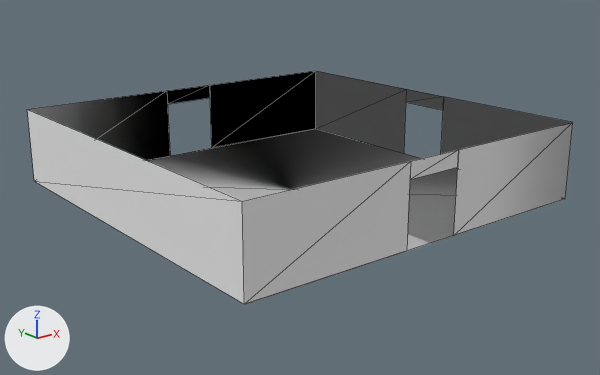
One commit to the OBJ model assets/rooms/room_7.obj: the scene before it, then after it.
Camera for both pictures: a 50 mm camera at (-1.296, -1.659, 0.664) aimed at (0.002, -0.036, 0.015). Every picture has the same lights, and +X, +Y and +Z are marked at lower left. The first picture is the older version. Mesh edges are drawn as thin lines. Where no turn or scale is listed for an object, it has been applied to the vertices. Vertices at exactly the same position are counted once.

Objects in the first picture: 'room_7'.
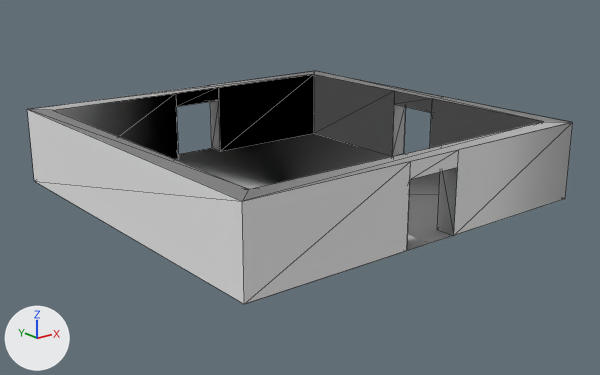
Changed parts and their boxes [x1, y1, x2, y2] in the pictures (600 x 375 px):
```json
{"part": 1, "of": "me_room_7", "change": "added", "after": [28, 71, 573, 235]}
```

Scene script edits in JSON lines:
```json
{"op": "add", "block": "mat_exterior", "code": ["mat_exterior = principled_material('exterior')", "mat_exterior.base_color = (0.8, 0.8, 0.8)  # white #e7e7e7", "mat_exterior.roughness = 1.0"]}
{"block": "me_room_7", "where": "# used by ob_room_7; location = (0.0, 0.0, 0.0)"}
{"op": "remove", "block": "me_room_7", "code": "me_room_7.from_pydata(...)  # 26 vertices, 22 faces; spans x -0.5..0.5, y -0.5..0.5, z 0.0..0.2"}
{"op": "add", "block": "me_room_7", "code": "me_room_7.from_pydata(...)  # 52 vertices, 68 faces; spans x -0.5..0.5, y -0.5..0.5, z 0.0..0.2"}
{"block": "me_room_7", "change": "me_room_7 part 1"}
{"block": "me_room_7", "change": "26 vertices are added at x -0.45..0.45, y -0.45..0.45, z 0.0..0.2"}
{"block": "me_room_7", "change": "38 new faces join them, mat_interior (white #e7e7e7)"}
{"block": "me_room_7", "change": "8 new faces join them, mat_exterior (white #e7e7e7)"}
{"op": "add", "block": "me_room_7", "code": "me_room_7.materials.append(mat_exterior)  # white #e7e7e7"}
```
